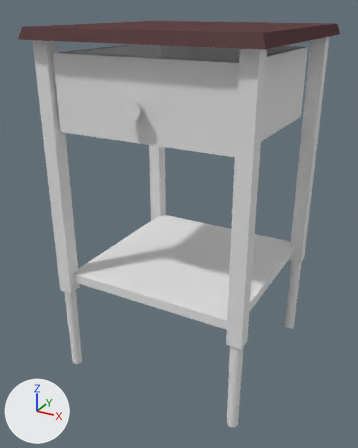
A saved change to the Blender file Assets/models/floor_2/bedroom_n_center/endtable02/endtable02.blend.
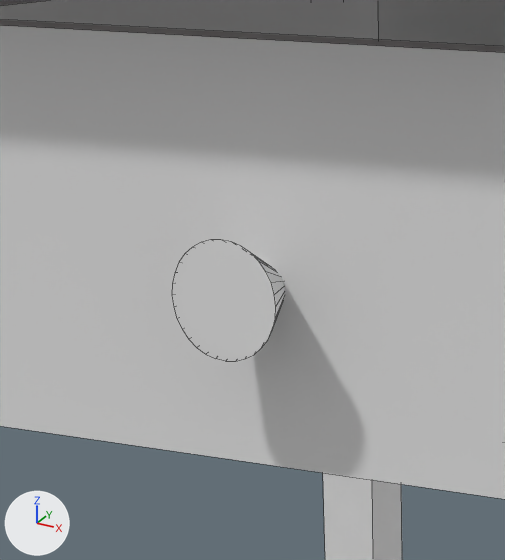
The first picture shows the older version from a camera (50 mm lens) standing at (0.776, -1.557, 2.282) and looking at (-0.023, -0.104, 1.556). The close-ups show both versions on the part from 23% to 52% of the width and 11% to 36% of the height of that picture. The axes (+X, +Y, +Z) are drawn at lower left. The lights are the same throughout. The close-ups show mesh edges as thin lines.

Objects in the first close-up: 'drawer', 'legs_top', 'pull'.
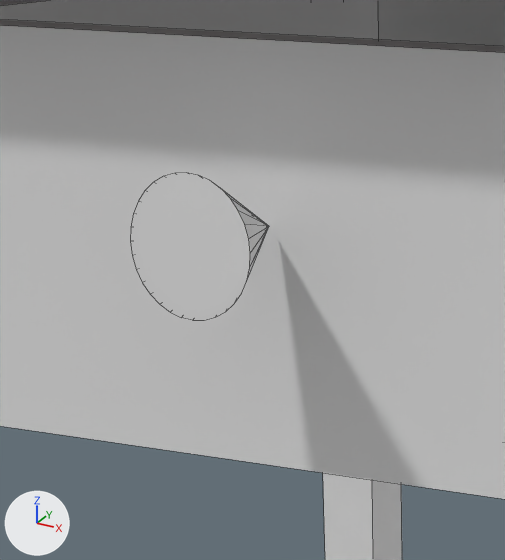
Where the change shows, as pixel boxes (x1, y1, x2, y2) in the close-ups (505 x 560 px):
'pull', moved
    before: (172, 240, 285, 361)
    after: (130, 173, 269, 320)

Diff of the bpy script that builds the scene:
```diff
--- a/Assets/models/floor_2/bedroom_n_center/endtable02/endtable02.blend.py
+++ b/Assets/models/floor_2/bedroom_n_center/endtable02/endtable02.blend.py
@@ ob_pull @@
 ob_pull = bpy.data.objects.new('pull', me_cone)
-ob_pull.parent = ob_drawer
-ob_pull.matrix_parent_inverse = Matrix(((2.987, 0.0, 0.0, 0.00812), (0.0, 2.963, 0.0, 0.218), (0.0, 0.0, 7.273, -15.09), (0.0, 0.0, 0.0, 1.0)))
-ob_pull.location = (-0.00833, -0.418, 2.056)
+ob_pull.location = (0.0, -0.418, 2.056)
 ob_pull.rotation_euler = (-1.571, 0.0, 0.0)  # degrees (-90, 0, 0)
```
